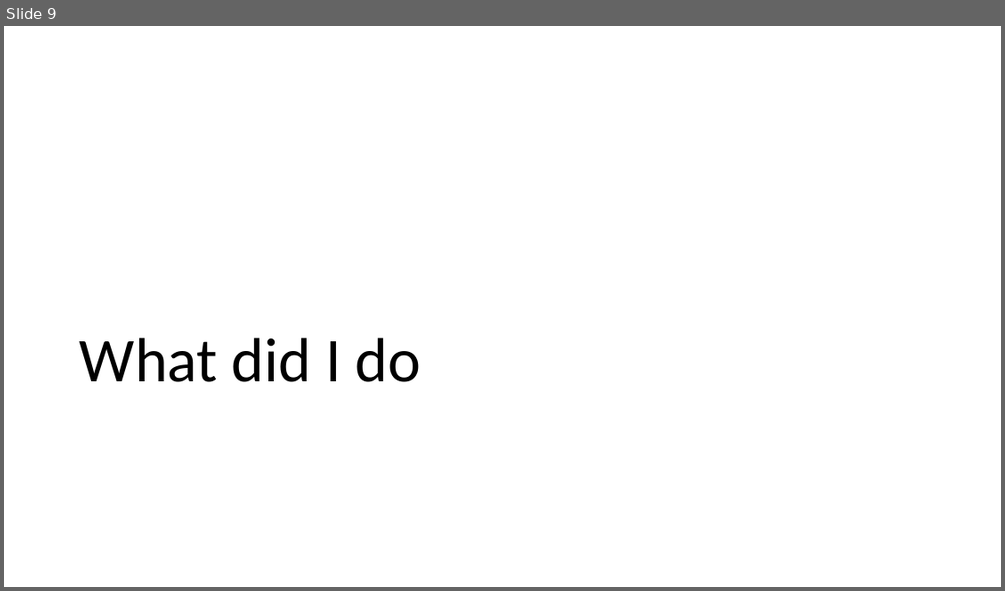
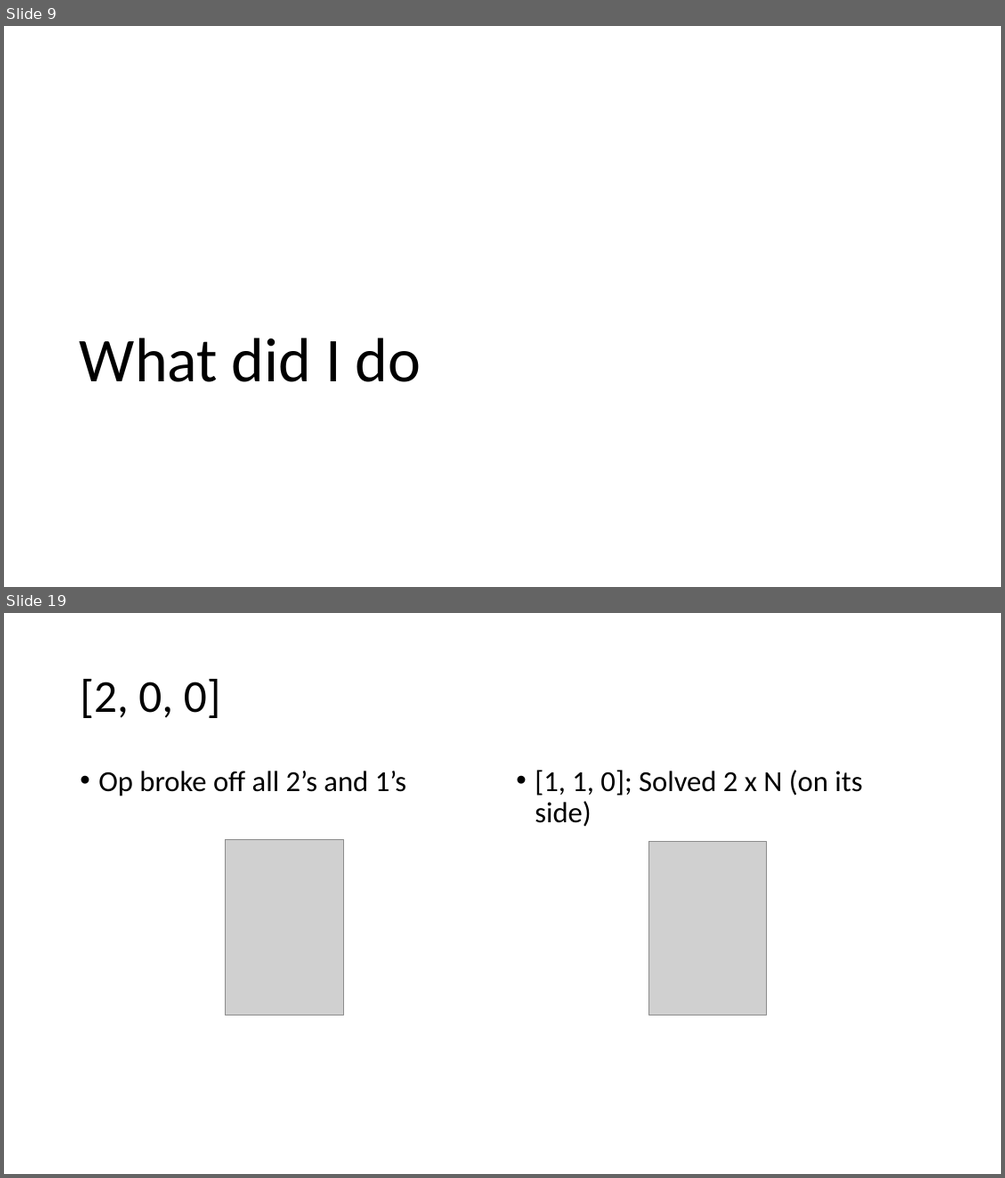
Before and after one commit to EzraSkwarka/Math-Capstone, a slide deck: Presentation/Mat Cap draft.pptx. Shown one above the other, each under a label of ours: slide 9 before the commit, slides 9 and 19 after it; the slides between them are not shown. The pictures are 1005x591 and 1005x1178 pixels, drawn with LibreOffice and Linux fonts; fonts in the diff are those of the drawing; grey boxes stand for pictures. Boxes give left, top, right and bottom in pixels: in the first picture for what was removed or moved away, otherwise in the second. Text is boxed around its words. In the diff, an @@ line names an element or a change of style, - is before the commit and + after.

```diff
--- a/Presentation/Mat Cap draft.pptx
+++ b/Presentation/Mat Cap draft.pptx
@@ slide 19 added at <box>4,613,1001,1174</box>, background #FFFFFF @@
@@ title added at <box>80,679,221,718</box>, 44 pt, text #000000 @@
+[2, 0, 0]
@@ text added at <box>98,771,406,796</box>, 28 pt, text #000000 @@
+• Op broke off all 2’s and 1’s
@@ text added at <box>534,770,862,827</box>, 28 pt, text #000000 @@
+• [1, 1, 0]; Solved 2 x N (on its side)
@@ picture added at <box>226,840,343,1014</box> @@
@@ picture added at <box>648,841,766,1014</box> @@
```
Also in this commit, not shown: 8 slides changed, 16 other slides added, 1 slide removed.
